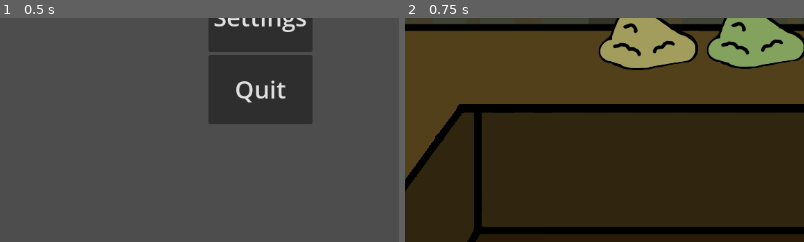
Above: before the commit, frames 1-2 (left to right).
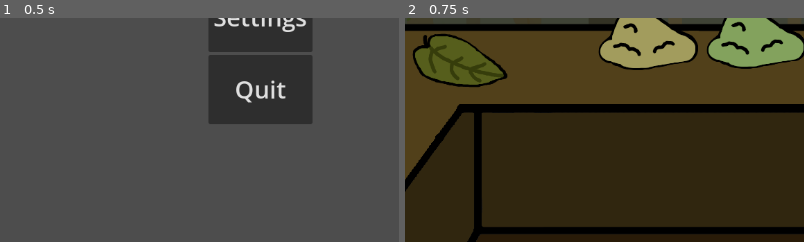
Above: after the commit, the same moments.

Repository: christianklehm/monkey-game
Game: Godot game, scene res://scenes/menu_scene.tscn
The game is run twice, just before and just after one commit, with the same random seed, the same clock (stepped at 60 frames per second) and the same inputs. Before the commit the project starts from res://main_menu.tscn.
Inputs:
- Up to frame 1 (0.5 s): no input
- Up to frame 2 (0.75 s): click "Start" at 0.5 s
The pictures show only the part of the screen within x 17-67%, y 50-100%; the shares and areas given below are measured in that part.

Frame 1 is identical in both runs. In frame 2, 3.5% of the frame differs, in the area x 2-26%, y 7-31%.

Commit message:
Added file structure and refactored

Diff:
--- a/pn_yellow_pile_controller.gd
+++ /dev/null
@@ -1,18 +0,0 @@
-extends Area2D
-
-@export var default_texture: Texture2D
-@export var hover_texture: Texture2D
-
-# Called when the node enters the scene tree for the first time.
-func _ready() -> void:
-	$pn_yellow_pile_sprite.texture = default_texture
-
-func _on_mouse_entered():
-	$pn_yellow_pile_sprite.texture = hover_texture
-
-func _on_mouse_exited():
-	$pn_yellow_pile_sprite.texture = default_texture
-
-## Called every frame. 'delta' is the elapsed time since the previous frame.
-#func _process(delta: float) -> void:
-	#pass
--- a/project.godot
+++ b/project.godot
@@ -14,3 +14,12 @@
 run/main_scene="uid://c2n6dvo2ll2py"
 config/features=PackedStringArray("4.5", "Forward Plus")
 config/icon="res://icon.svg"
+
+[input]
+
+InputEventMouseButton={
+"deadzone": 0.2,
+"events": [null, Object(InputEventMouseButton,"resource_local_to_scene":false,"resource_name":"","device":-1,"window_id":0,"alt_pressed":false,"shift_pressed":false,"ctrl_pressed":false,"meta_pressed":false,"button_mask":0,"position":Vector2(0, 0),"global_position":Vector2(0, 0),"factor":1.0,"button_index":1,"canceled":false,"pressed":false,"double_click":false,"script":null)
+, Object(InputEventMouseButton,"resource_local_to_scene":false,"resource_name":"","device":-1,"window_id":0,"alt_pressed":false,"shift_pressed":false,"ctrl_pressed":false,"meta_pressed":false,"button_mask":0,"position":Vector2(0, 0),"global_position":Vector2(0, 0),"factor":1.0,"button_index":2,"canceled":false,"pressed":false,"double_click":false,"script":null)
+]
+}
--- a/main_menu.tscn
+++ b/scenes/menu_scene.tscn
@@ -1,11 +1,11 @@
 [gd_scene load_steps=4 format=3 uid="uid://c2n6dvo2ll2py"]
 
-[ext_resource type="Script" uid="uid://tr1bwxnqxa5o" path="res://main_menu.gd" id="1_06t4h"]
-[ext_resource type="Script" uid="uid://cd70mmjefqv1s" path="res://mm_start_game.gd" id="2_7vrkn"]
-[ext_resource type="Script" uid="uid://bhie5107lhmw6" path="res://mm_quit.gd" id="3_fu7sn"]
+[ext_resource type="Script" uid="uid://tr1bwxnqxa5o" path="res://scripts/main_menu.gd" id="1_6wmco"]
+[ext_resource type="Script" uid="uid://cd70mmjefqv1s" path="res://scripts/mm_start_game.gd" id="2_482oc"]
+[ext_resource type="Script" uid="uid://bhie5107lhmw6" path="res://scripts/mm_quit.gd" id="3_u4hxd"]
 
 [node name="main_menu" type="Node2D"]
-script = ExtResource("1_06t4h")
+script = ExtResource("1_6wmco")
 
 [node name="mm_button_box" type="VBoxContainer" parent="."]
 custom_minimum_size = Vector2(100, 100)
@@ -24,7 +24,7 @@
 layout_mode = 2
 theme_override_font_sizes/font_size = 35
 text = "Start"
-script = ExtResource("2_7vrkn")
+script = ExtResource("2_482oc")
 
 [node name="mm_settings" type="Button" parent="mm_button_box"]
 custom_minimum_size = Vector2(150, 100)
@@ -37,7 +37,7 @@
 layout_mode = 2
 theme_override_font_sizes/font_size = 35
 text = "Quit"
-script = ExtResource("3_fu7sn")
+script = ExtResource("3_u4hxd")
 
 [connection signal="pressed" from="mm_button_box/mm_start_game" to="mm_button_box/mm_start_game" method="_on_pressed"]
 [connection signal="pressed" from="mm_button_box/mm_quit" to="mm_button_box/mm_quit" method="_on_pressed"]
--- a/peanuts.tscn
+++ b/scenes/play_scene.tscn
@@ -1,22 +1,24 @@
-[gd_scene load_steps=12 format=3 uid="uid://b651dluwrvggx"]
+[gd_scene load_steps=14 format=3 uid="uid://b651dluwrvggx"]
 
-[ext_resource type="Script" uid="uid://wderf66mpnyq" path="res://pn_back_to_mm.gd" id="1_fl27e"]
-[ext_resource type="Texture2D" uid="uid://c5ug2fchiktah" path="res://assets/Temp_BarTransparentWithBacking.png" id="1_p47d0"]
-[ext_resource type="Script" uid="uid://c1vciwlybtuhe" path="res://pn_green_pile_controller.gd" id="3_q63m3"]
-[ext_resource type="Script" uid="uid://ccwy77fp00bdg" path="res://pn_red_pile_controller.gd" id="3_xt6dc"]
-[ext_resource type="Texture2D" uid="uid://db6rcibakwevb" path="res://assets/Temp_PinkPeanuts_Dark.png" id="4_ig2on"]
-[ext_resource type="Texture2D" uid="uid://cdv61ddeyu1lm" path="res://assets/Temp_PinkPeanuts_Light.png" id="5_q63m3"]
-[ext_resource type="Texture2D" uid="uid://dp6anid672owo" path="res://assets/Temp_YellowPeanuts_Dark.png" id="7_lng4o"]
-[ext_resource type="Texture2D" uid="uid://cu4limpy32nv5" path="res://assets/Temp_GreenPeanuts_Light.png" id="8_rrbwc"]
-[ext_resource type="Script" uid="uid://cjrmf1rhd4l3d" path="res://pn_yellow_pile_controller.gd" id="9_lng4o"]
-[ext_resource type="Texture2D" uid="uid://dgw5qecaqmyfq" path="res://assets/Temp_GreenPeanuts_Dark.png" id="9_xxkiw"]
-[ext_resource type="Texture2D" uid="uid://bkbw5a5s5rq5g" path="res://assets/Temp_YellowPeanuts_Light.png" id="11_xxkiw"]
+[ext_resource type="Texture2D" uid="uid://c5ug2fchiktah" path="res://assets/Temp_BarTransparentWithBacking.png" id="1_0auek"]
+[ext_resource type="Script" uid="uid://wderf66mpnyq" path="res://scripts/pn_back_to_mm.gd" id="2_63tcr"]
+[ext_resource type="Script" uid="uid://ccwy77fp00bdg" path="res://scripts/pn_red_pile_controller.gd" id="3_qhxom"]
+[ext_resource type="Texture2D" uid="uid://db6rcibakwevb" path="res://assets/Temp_PinkPeanuts_Dark.png" id="4_dta8y"]
+[ext_resource type="Texture2D" uid="uid://cdv61ddeyu1lm" path="res://assets/Temp_PinkPeanuts_Light.png" id="5_bx6jv"]
+[ext_resource type="Script" uid="uid://c1vciwlybtuhe" path="res://scripts/pn_green_pile_controller.gd" id="6_ixvqh"]
+[ext_resource type="Texture2D" uid="uid://dgw5qecaqmyfq" path="res://assets/Temp_GreenPeanuts_Dark.png" id="7_hjngv"]
+[ext_resource type="Texture2D" uid="uid://cu4limpy32nv5" path="res://assets/Temp_GreenPeanuts_Light.png" id="8_4uj4s"]
+[ext_resource type="Script" uid="uid://cjrmf1rhd4l3d" path="res://scripts/pn_yellow_pile_controller.gd" id="9_bnnba"]
+[ext_resource type="Texture2D" uid="uid://dp6anid672owo" path="res://assets/Temp_YellowPeanuts_Dark.png" id="10_6sm6u"]
+[ext_resource type="Texture2D" uid="uid://bkbw5a5s5rq5g" path="res://assets/Temp_YellowPeanuts_Light.png" id="11_053dl"]
+[ext_resource type="Script" uid="uid://d2bs8wm5tshu1" path="res://scripts/pn_active_plate_controller.gd" id="12_5kjkg"]
+[ext_resource type="Texture2D" uid="uid://dbt73sm3ut4h1" path="res://assets/Temp_LeafPlate.png" id="13_ki1q6"]
 
-[node name="peanuts" type="Node2D"]
+[node name="main_scene" type="Node2D"]
 
 [node name="pn_background" type="Sprite2D" parent="."]
 position = Vector2(576, 324)
-texture = ExtResource("1_p47d0")
+texture = ExtResource("1_0auek")
 metadata/_edit_lock_ = true
 
 [node name="pn_back_to_mm" type="Button" parent="."]
@@ -26,17 +28,17 @@
 offset_bottom = 86.0
 theme_override_font_sizes/font_size = 20
 text = "Back"
-script = ExtResource("1_fl27e")
+script = ExtResource("2_63tcr")
 metadata/_edit_lock_ = true
 
 [node name="pn_red_pile_controller" type="Area2D" parent="."]
-script = ExtResource("3_xt6dc")
-default_texture = ExtResource("4_ig2on")
-hover_texture = ExtResource("5_q63m3")
+script = ExtResource("3_qhxom")
+default_texture = ExtResource("4_dta8y")
+hover_texture = ExtResource("5_bx6jv")
 
 [node name="pn_red_pile_sprite" type="Sprite2D" parent="pn_red_pile_controller"]
 position = Vector2(866, 346)
-texture = ExtResource("4_ig2on")
+texture = ExtResource("4_dta8y")
 metadata/_edit_lock_ = true
 
 [node name="pn_red_pile_shape" type="CollisionPolygon2D" parent="pn_red_pile_controller"]
@@ -44,13 +46,13 @@
 polygon = PackedVector2Array(809, 348, 820, 319, 835, 311, 856, 309, 875, 314, 905, 337, 927, 345, 936, 357, 936, 372, 928, 383, 901, 388, 882, 391, 865, 395, 843, 396, 828, 393, 811, 386, 800, 382, 793, 369, 797, 357)
 
 [node name="pn_green_pile_controller2" type="Area2D" parent="."]
-script = ExtResource("3_q63m3")
-default_texture = ExtResource("9_xxkiw")
-hover_texture = ExtResource("8_rrbwc")
+script = ExtResource("6_ixvqh")
+default_texture = ExtResource("7_hjngv")
+hover_texture = ExtResource("8_4uj4s")
 
 [node name="pn_green_pile_sprite" type="Sprite2D" parent="pn_green_pile_controller2"]
 position = Vector2(708, 348)
-texture = ExtResource("9_xxkiw")
+texture = ExtResource("7_hjngv")
 metadata/_edit_lock_ = true
 
 [node name="pn_green_pile_shape" type="CollisionPolygon2D" parent="pn_green_pile_controller2"]
@@ -59,19 +61,32 @@
 metadata/_edit_lock_ = true
 
 [node name="pn_yellow_pile_controller2" type="Area2D" parent="."]
-script = ExtResource("9_lng4o")
-default_texture = ExtResource("7_lng4o")
-hover_texture = ExtResource("11_xxkiw")
+script = ExtResource("9_bnnba")
+default_texture = ExtResource("10_6sm6u")
+hover_texture = ExtResource("11_053dl")
 
 [node name="pn_yellow_pile_sprite" type="Sprite2D" parent="pn_yellow_pile_controller2"]
 position = Vector2(552, 350)
-texture = ExtResource("7_lng4o")
+texture = ExtResource("10_6sm6u")
 metadata/_edit_lock_ = true
 
 [node name="pn_yellow_pile_shape" type="CollisionPolygon2D" parent="pn_yellow_pile_controller2"]
 visible = false
 position = Vector2(-315, 6)
 polygon = PackedVector2Array(810, 347, 821, 318, 836, 310, 857, 308, 876, 313, 906, 336, 928, 344, 937, 356, 937, 371, 929, 382, 902, 387, 883, 390, 866, 394, 844, 395, 829, 392, 812, 385, 801, 381, 794, 368, 798, 356)
+metadata/_edit_lock_ = true
+
+[node name="pn_active_plate_controller" type="Area2D" parent="."]
+script = ExtResource("12_5kjkg")
+
+[node name="pn_active_plate_sprite" type="Sprite2D" parent="pn_active_plate_controller"]
+position = Vector2(277, 385)
+texture = ExtResource("13_ki1q6")
+metadata/_edit_lock_ = true
+
+[node name="pn_active_plate_shape" type="CollisionPolygon2D" parent="pn_active_plate_controller"]
+visible = false
+polygon = PackedVector2Array(230, 362, 238, 349, 257, 347, 267, 349, 289, 355, 315, 377, 340, 395, 348, 408, 344, 412, 324, 421, 307, 424, 274, 424, 245, 418, 225, 408, 211, 384, 212, 371, 219, 365)
 metadata/_edit_lock_ = true
 
 [connection signal="pressed" from="pn_back_to_mm" to="pn_back_to_mm" method="_on_pressed"]
--- a/pn_back_to_mm.gd
+++ b/scripts/mm_start_game.gd
@@ -7,8 +7,8 @@
 
 
 # Called every frame. 'delta' is the elapsed time since the previous frame.
-func _process(_delta: float) -> void:
+func _process(delta: float) -> void:
 	pass
 
 func _on_pressed():
-	get_tree().change_scene_to_file("res://main_menu.tscn")
+	get_tree().change_scene_to_file("res://scenes/play_scene.tscn")
--- /dev/null
+++ b/scripts/pn_active_plate_controller.gd
@@ -0,0 +1,15 @@
+extends Area2D
+
+
+# Called when the node enters the scene tree for the first time.
+func _ready() -> void:
+	pass # Replace with function body.
+
+func _input_event(_viewport, event, _shape_idx):
+	if event is InputEventMouseButton:
+		if event.button_index == MOUSE_BUTTON_LEFT and event.pressed:
+			print("clicked plate")
+
+## Called every frame. 'delta' is the elapsed time since the previous frame.
+#func _process(delta: float) -> void:
+	#pass
--- a/mm_start_game.gd
+++ b/scripts/pn_back_to_mm.gd
@@ -7,8 +7,8 @@
 
 
 # Called every frame. 'delta' is the elapsed time since the previous frame.
-func _process(delta: float) -> void:
+func _process(_delta: float) -> void:
 	pass
 
 func _on_pressed():
-	get_tree().change_scene_to_file("res://peanuts.tscn")
+	get_tree().change_scene_to_file("res://scenes/menu_scene.tscn")
--- /dev/null
+++ b/scripts/pn_green_pile_controller.gd
@@ -0,0 +1,30 @@
+extends Area2D
+
+@export var default_texture: Texture2D
+@export var hover_texture: Texture2D
+
+#var contents_dict = {
+	#"peanut 1": {
+		#"color": null
+		#position: [50, 80]
+	#}
+#}
+
+# Called when the node enters the scene tree for the first time.
+func _ready() -> void:
+	$pn_green_pile_sprite.texture = default_texture
+
+func _on_mouse_entered():
+	$pn_green_pile_sprite.texture = hover_texture
+
+func _on_mouse_exited():
+	$pn_green_pile_sprite.texture = default_texture
+
+func _input_event(_viewport, event, _shape_idx):
+	if event is InputEventMouseButton:
+		if event.button_index == MOUSE_BUTTON_LEFT and event.pressed:
+			print("clicked green")
+
+## Called every frame. 'delta' is the elapsed time since the previous frame.
+#func _process(delta: float) -> void:
+	#pass
--- a/pn_red_pile_controller.gd
+++ b/scripts/pn_red_pile_controller.gd
@@ -13,6 +13,11 @@
 func _on_mouse_exited():
 	$pn_red_pile_sprite.texture = default_texture
 
+func _input_event(_viewport, event, _shape_idx):
+	if event is InputEventMouseButton:
+		if event.button_index == MOUSE_BUTTON_LEFT and event.pressed:
+			print("clicked red")
+
 ## Called every frame. 'delta' is the elapsed time since the previous frame.
 #func _process(delta: float) -> void:
 	#pass
--- a/pn_green_pile_controller.gd
+++ b/scripts/pn_yellow_pile_controller.gd
@@ -5,13 +5,18 @@
 
 # Called when the node enters the scene tree for the first time.
 func _ready() -> void:
-	$pn_green_pile_sprite.texture = default_texture
+	$pn_yellow_pile_sprite.texture = default_texture
 
 func _on_mouse_entered():
-	$pn_green_pile_sprite.texture = hover_texture
+	$pn_yellow_pile_sprite.texture = hover_texture
 
 func _on_mouse_exited():
-	$pn_green_pile_sprite.texture = default_texture
+	$pn_yellow_pile_sprite.texture = default_texture
+
+func _input_event(_viewport, event, _shape_idx):
+	if event is InputEventMouseButton:
+		if event.button_index == MOUSE_BUTTON_LEFT and event.pressed:
+			print("clicked yellow")
 
 ## Called every frame. 'delta' is the elapsed time since the previous frame.
 #func _process(delta: float) -> void:
Renamed: main_menu.gd -> scripts/main_menu.gd
Renamed: main_menu.gd.uid -> scripts/main_menu.gd.uid
Renamed: mm_quit.gd -> scripts/mm_quit.gd
Renamed: mm_quit.gd.uid -> scripts/mm_quit.gd.uid
Renamed: mm_start_game.gd.uid -> scripts/mm_start_game.gd.uid
Not shown, added: scripts/pn_active_plate_controller.gd.uid
Renamed: pn_back_to_mm.gd.uid -> scripts/pn_back_to_mm.gd.uid
Renamed: pn_green_pile_controller.gd.uid -> scripts/pn_green_pile_controller.gd.uid
Renamed: pn_red_pile_controller.gd.uid -> scripts/pn_red_pile_controller.gd.uid
Renamed: pn_yellow_pile_controller.gd.uid -> scripts/pn_yellow_pile_controller.gd.uid
